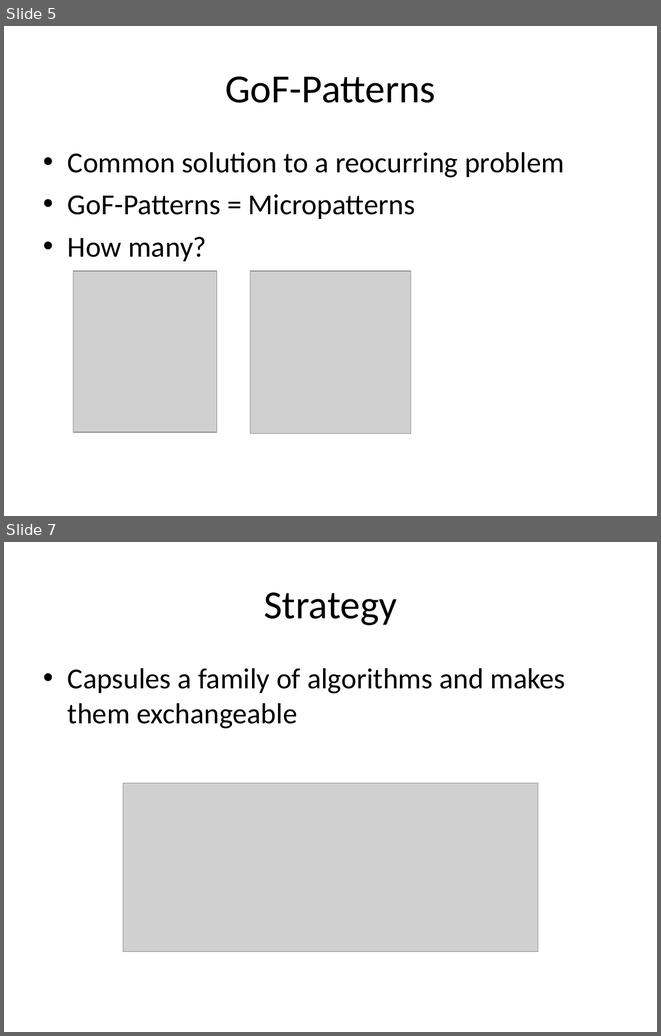
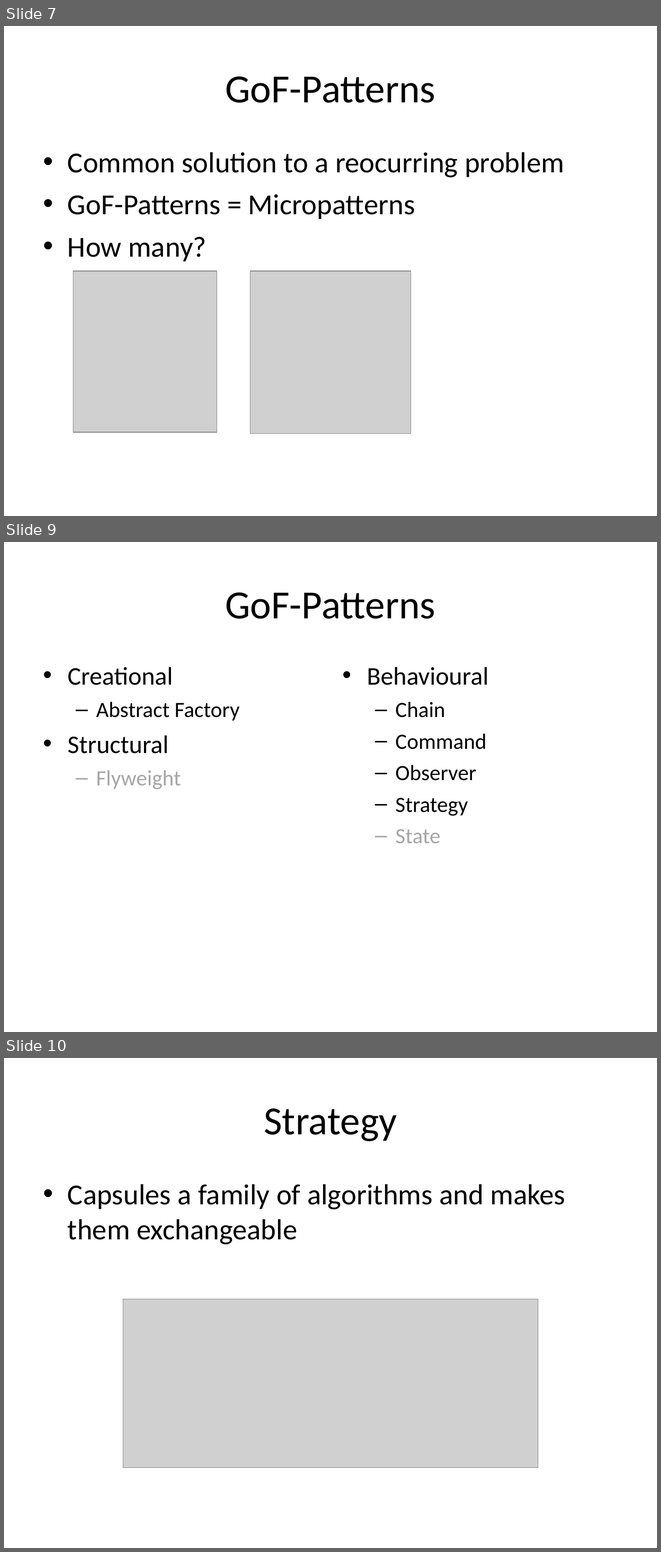
Before and after one commit to kamyu104/GofPatterns, a slide deck: Effective patterns.ppt. Shown one above the other, each under a label of ours: slides 5 and 7 before the commit, slides 7, 9 and 10 after it; the slides between them are not shown. The pictures are 661x1036 and 661x1552 pixels, drawn with LibreOffice and Linux fonts; fonts in the diff are those of the drawing; grey boxes stand for pictures. Boxes give left, top, right and bottom in pixels: in the first picture for what was removed or moved away, otherwise in the second. Text is boxed around its words. In the diff, an @@ line names an element or a change of style, - is before the commit and + after.

```diff
--- a/Effective patterns.ppt
+++ b/Effective patterns.ppt
@@ slide 9 added at (x1=4, y1=542, x2=657, y2=1032), background #FFFFFF @@
@@ title added at (x1=225, y1=592, x2=435, y2=619), 44 pt, text #000000 @@
+GoF-Patterns
@@ text added at (x1=68, y1=667, x2=240, y2=789), 24 pt, text #000000 @@
+• Creational
+  – Abstract Factory
+• Structural
+  – Flyweight
@@ text added at (x1=367, y1=667, x2=489, y2=843), 24 pt, text #000000 @@
+• Behavioural
+  – Chain
+  – Command
+  – Observer
+  – Strategy
+  – State
@@ what was slide 5 is now slide 7 @@
@@ what was slide 7 is now slide 10 @@
```
Also in this commit, not shown: 57 slides changed, 3 other slides added, 10 slides removed, 1 other file.
